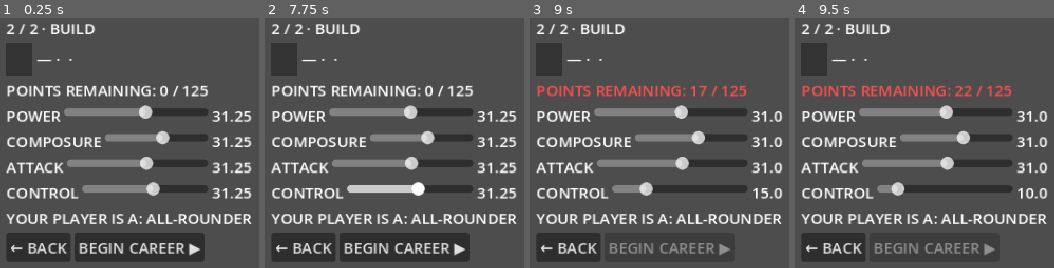
Above: before the commit, frames 1-4 (left to right).
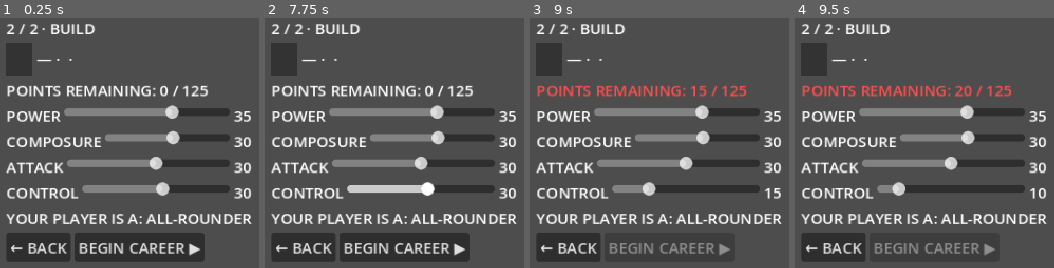
Above: after the commit, the same moments.

Repository: nico101rsa/cricket-v3
Game: Godot game, scene res://scenes/player_creation/build.tscn
Same seed, same stepped clock (60 frames per second), same inputs: the game is played once before the commit and once after it. This scene is started directly instead of the project's main scene.
Inputs (mouse positions are in pixels of both pictures, inside the frame that each line leads up to):
- Up to frame 1 (0.25 s): no input
- Up to frame 2 (7.75 s): click "BEGIN CAREER ▶" at 0.5 s; click "BEGIN CAREER ▶" at 1.25 s; click "BEGIN CAREER ▶" at 2 s; click "← BACK" at 2.75 s; move the mouse to (outside the picture) at 3.52 s; hold Shift 3.53-4.25 s; click (outside the picture) at 3.67 s; drag from (outside the picture) to (outside the picture) at 4.27 s; move the mouse to (477, 210) at 5.02 s; tap Ctrl at 5.1 s; click (477, 210) at 5.17 s; drag from (outside the picture) to (329, 267) at 5.77 s; move the mouse to (outside the picture) at 6.52 s; tap Alt at 6.6 s; click (outside the picture) at 6.67 s; drag from (329, 267) to (386, 188) at 7.27 s
- Up to frame 3 (9 s): move the mouse to (outside the picture) at 8.02 s; hold Shift 8.03-8.75 s; click (outside the picture) at 8.17 s; drag from (651, 188) to (outside the picture) at 8.77 s
- Up to frame 4 (9.5 s): no input

The runs differ from the first frame. In frame 1, 3.7% of the frame differs, in the area x 53-98%, y 34-73%; in frame 2, 3.7%; in frame 3, 2.9%; in frame 4, 2.8%.

Commit message:
Card rescale: creation on /100 (budget 125, sliders 5..50 step 5, draft default 35/30/30/30 all-rounder)

Diff:
--- a/scenes/player_creation/build.gd
+++ b/scenes/player_creation/build.gd
@@ -35,8 +35,8 @@
 	for s in [_power_slider, _composure_slider, _attack_slider, _control_slider]:
 		s.min_value = Attributes.CREATION_MIN
 		s.max_value = Attributes.CREATION_MAX
-		s.step = 1
-		s.value = 5
+		s.step = 5    # card-rescale DR10: the /100 budget is spent in 5-point blocks
+		s.value = 30
 		s.value_changed.connect(_on_slider_changed)
 	_back_btn.pressed.connect(func(): back_pressed.emit(_draft))
 	_confirm_btn.pressed.connect(_on_confirm_pressed)
@@ -45,10 +45,10 @@
 	_push_draft_to_ui()
 
 func _on_slider_changed(_v: float) -> void:
-	_draft.attributes.power     = int(_power_slider.value)
-	_draft.attributes.composure = int(_composure_slider.value)
-	_draft.attributes.attack    = int(_attack_slider.value)
-	_draft.attributes.control   = int(_control_slider.value)
+	_draft.attributes.power     = _power_slider.value
+	_draft.attributes.composure = _composure_slider.value
+	_draft.attributes.attack    = _attack_slider.value
+	_draft.attributes.control   = _control_slider.value
 	_refresh_readouts()
 
 func _push_draft_to_ui() -> void:
@@ -74,14 +74,14 @@
 	_recap_label.text = "%s · %s · %s" % [name_text, _draft.city, country_key]
 
 func _refresh_readouts() -> void:
-	_power_readout.text     = str(_draft.attributes.power)
-	_composure_readout.text = str(_draft.attributes.composure)
-	_attack_readout.text    = str(_draft.attributes.attack)
-	_control_readout.text   = str(_draft.attributes.control)
+	_power_readout.text     = str(int(round(_draft.attributes.power)))
+	_composure_readout.text = str(int(round(_draft.attributes.composure)))
+	_attack_readout.text    = str(int(round(_draft.attributes.attack)))
+	_control_readout.text   = str(int(round(_draft.attributes.control)))
 
 	var remaining := Attributes.CREATION_TOTAL - _draft.attributes.sum()
-	_points_label.text = "POINTS REMAINING: %d / %d" % [remaining, Attributes.CREATION_TOTAL]
-	_points_label.modulate = Color.WHITE if remaining == 0 else Color(1, 0.3, 0.3)
+	_points_label.text = "POINTS REMAINING: %d / %d" % [int(round(remaining)), int(round(Attributes.CREATION_TOTAL))]
+	_points_label.modulate = Color.WHITE if is_zero_approx(remaining) else Color(1, 0.3, 0.3)
 
 	var label := Classifier.classify(_draft.attributes)
 	_classifier_label.text = "YOUR PLAYER IS A: %s" % ClassifierLabel.display_name(label)
--- a/scripts/data/player_creation_draft.gd
+++ b/scripts/data/player_creation_draft.gd
@@ -8,10 +8,17 @@
 @export var city: String = ""          # "" if unset
 @export var appearance: int = -1       # Appearance.Bucket or -1 if unset
 @export var name: NamePair             # null until first name-roll
-@export var attributes: Attributes     # always present; defaults to 5/5/5/5
+@export var attributes: Attributes     # always present; defaults to 35/30/30/30
 
 func _init() -> void:
 	attributes = Attributes.new()
+	# Creation default (card-rescale DR10): a valid 125-point all-rounder ON the
+	# Build screen's 5-point slider grid (the raw Attributes default 31.25 x4 is
+	# valid but off-grid — moving any slider would strand the budget).
+	attributes.power = 35.0
+	attributes.composure = 30.0
+	attributes.attack = 30.0
+	attributes.control = 30.0
 
 func identity_complete() -> bool:
 	return country >= 0 \
--- a/tests/unit/test_player.gd
+++ b/tests/unit/test_player.gd
@@ -34,4 +34,4 @@
 	draft.name = n
 	var p := Player.from_draft(draft)
 	p.attributes.power = 50.0
-	assert_eq(p.starting_attributes.power, 31.25, "starting snapshot unaffected by later mutation")
+	assert_eq(p.starting_attributes.power, 35.0, "starting snapshot unaffected by later mutation (draft default 35/30/30/30)")
--- a/tests/unit/test_player_creation_draft.gd
+++ b/tests/unit/test_player_creation_draft.gd
@@ -27,7 +27,11 @@
 	assert_true(d.identity_complete())
 
 func test_attributes_default_to_balanced_all_rounder():
+	# Card-rescale DR10: the draft default is a valid 125-point build ON the
+	# creation UI's 5-point grid (35/30/30/30), classifying ALL_ROUNDER.
 	var d := PlayerCreationDraft.new()
-	assert_eq(d.attributes.power, 31.25)
 	assert_eq(d.attributes.sum(), 125.0)
 	assert_true(d.attributes.is_valid_creation_distribution())
+	assert_eq(Classifier.classify(d.attributes), ClassifierLabel.Kind.ALL_ROUNDER)
+	for v in [d.attributes.power, d.attributes.composure, d.attributes.attack, d.attributes.control]:
+		assert_eq(fmod(v, 5.0), 0.0, "every attribute on the 5-point UI grid (got %f)" % v)
